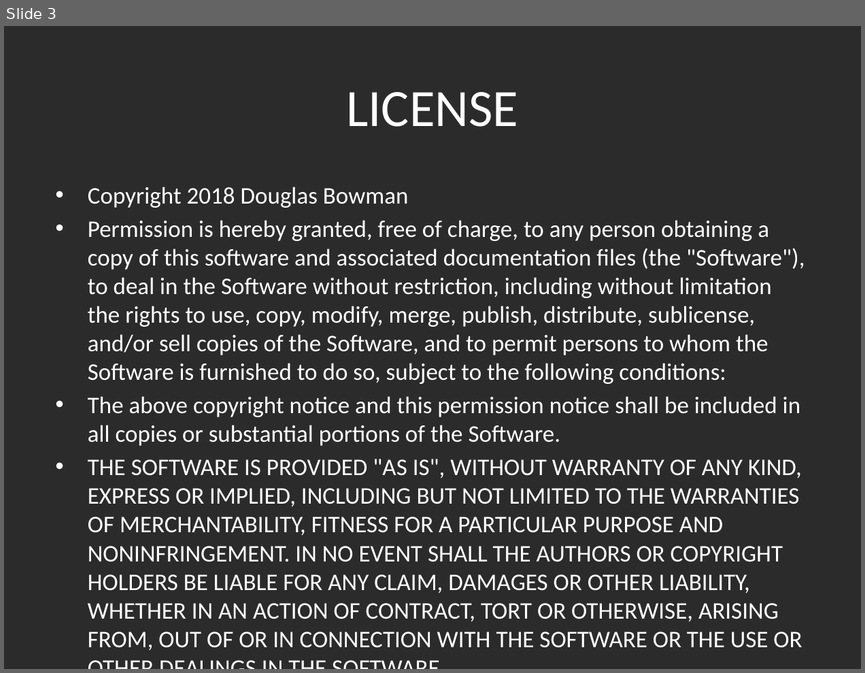
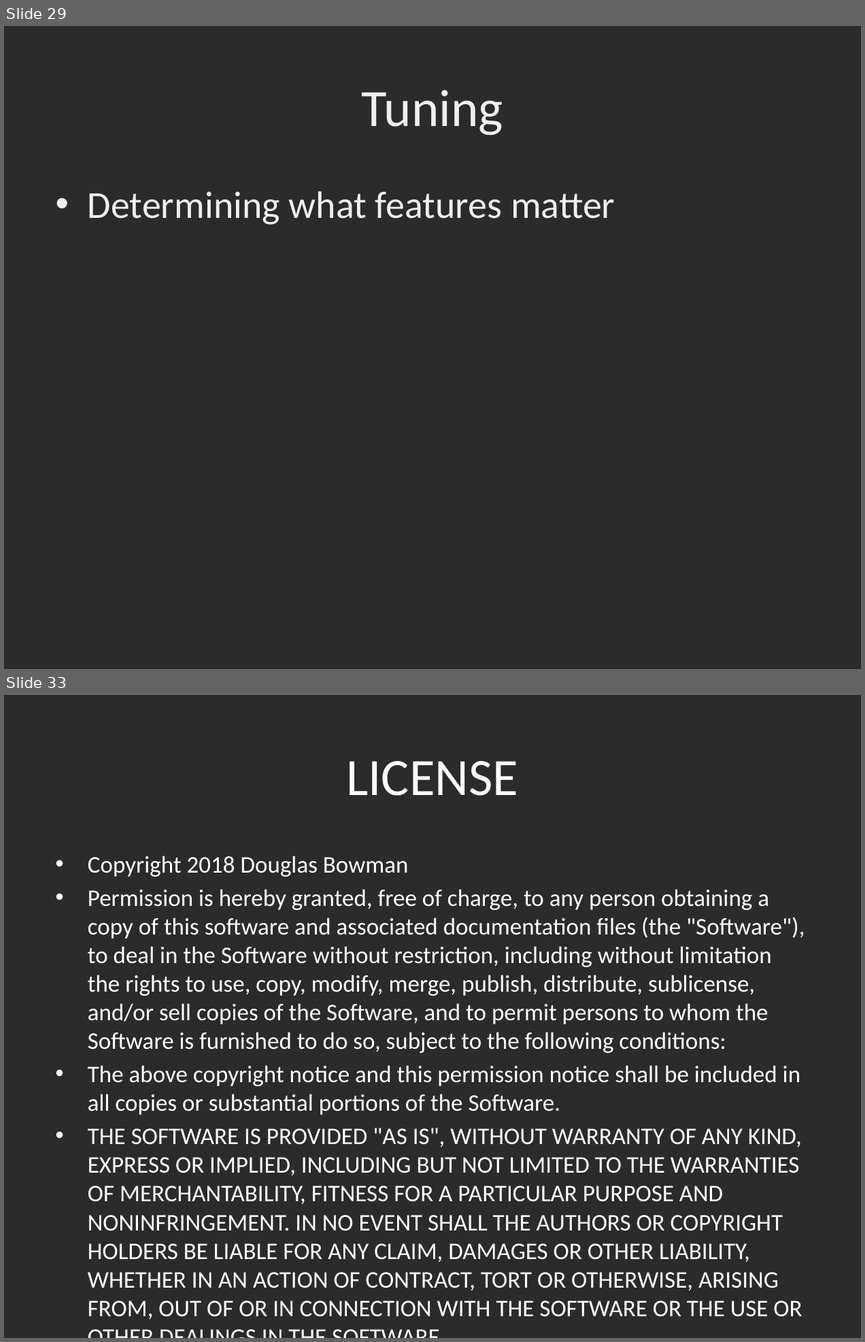
Before and after one commit to dbowmans46/PracticalProgramming, a slide deck: Session 7 - Python/Instructional Material/Session 7 - Python Brief Intro to Machine Learning with Scikit Learn.pptx. Shown one above the other, each under a label of ours: slide 3 before the commit, slides 29 and 33 after it; the slides between them are not shown. The pictures are 865x673 and 865x1342 pixels, drawn with LibreOffice and Linux fonts; fonts in the diff are those of the drawing; background and template pictures are left out; a plain dark background stands for a picture behind light text. Boxes give left, top, right and bottom in pixels: in the first picture for what was removed or moved away, otherwise in the second. Text is boxed around its words. In the diff, an @@ line names an element or a change of style, - is before the commit and + after.

```diff
--- a/Session 7 - Python/Instructional Material/Session 7 - Python Brief Intro to Machine Learning with Scikit Learn.pptx
+++ b/Session 7 - Python/Instructional Material/Session 7 - Python Brief Intro to Machine Learning with Scikit Learn.pptx
@@ slide 29 added at (x1=4, y1=26, x2=861, y2=669), background picture (left out) @@
@@ title added at (x1=362, y1=90, x2=503, y2=135), 44 pt, text #EFEFEF @@
+Tuning
@@ text added at (x1=88, y1=191, x2=615, y2=225), 32 pt, text #EFEFEF @@
+• Determining what features matter
@@ what was slide 3 is now slide 33 @@
```
Also in this commit, not shown: 1 slide changed, 29 other slides added, 1 other file.
